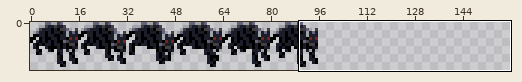
Two versions of one sprite sheet, overworld/src/assets/sprites/enemy_sprites/wolfen/wolfen_downright.png. The picture above shows the old version from afar; the outline marks the close-up.
Close-up. Before:
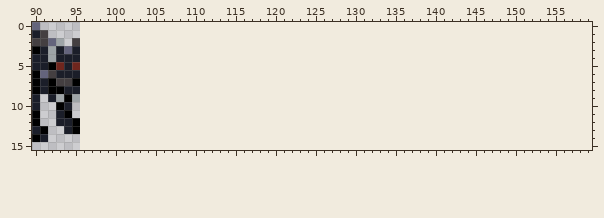
The file is 384x64 pixels, drawn in blocks of 4x4; one block is one cell here. Shown: x 90..159, y 0..15. The old version is drawn lined up with the new one, on the new canvas.
The same view after the edit:
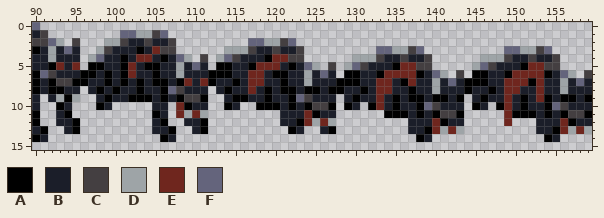
Palette (. is transparent): A #000000  B #1b1e29  C #443f41  D #9ea4a7  E #6f261e  F #64647c
From old to new:
canvas 96x16 -> 160x16
y 1: x 101..106 ...... -> FFDDCF
y 2: x 99..107 ......... -> DDCBBCBBC; x 117..122 ...... -> FFDDCF
y 3: x 98..107 .......... -> DCBBBABECC; x 114..123 .......... -> DDDCBBCBBC; x 133..138 ...... -> FFDDCF; x 149..154 ...... -> FFDDCF
y 4: x 97..109 ............. -> DFBBABEEBABFD; x 111 . -> C; x 113..123 ........... -> DFCBBBAEECC; x 130..139 .......... -> DDDCBBCBBC; x 146..155 .......... -> DDDCBBCBBC
y 5: x 97..111 ............... -> AABBAEBAABBDBFB; x 113..125 ............. -> AABBAEEEBABFD; x 127 . -> C; x 129..139 ........... -> DFCBBBAEECC; x 145..155 ........... -> DFCBBBAEECC
y 6: x 96..127 ................................ -> AABABAEBBABBDBBBAAABBEEBAABBDBFB; x 129..141 ............. -> AABBAEEEEABFD; x 143 . -> C; x 145..157 ............. -> AABBAEEEEABFD; x 159 . -> C
y 7: x 96..159 ................................................................ -> ABBABABABAABAEBEABBABEEBBABBDBBBAAABBEEBAEBBDBFBAAABBEEEAEBBDBFB
y 8: x 97..111 ............... -> BABABBABBAFCBBB; x 113..159 ............................................... -> BABBEBABAABAABAABBABEEBBABBDBBBABBABEEBBEBBDBBB
y 9: x 98..111 .............. -> BABBAAABABACCA; x 114..127 .............. -> BAABBABBAFCBBB; x 129..143 ............... -> BABBEBABAABAABA; x 145..159 ............... -> BABBEBABEABAABA
y 10: x 98..99 .. -> AB; x 105..106 .. -> BB; x 108..111 .... -> EABB; x 114..115 .. -> AB; x 118..127 .......... -> AAABABACCA; x 129..130 .. -> AB; x 132..143 ............ -> AEBABBAFCBBB; x 145..146 .. -> AB; x 148..159 ............ -> AEBABBAFCBBB
y 11: x 105..106 .. -> AB; x 108..111 .... -> EDED; x 121..127 ....... -> BBBEABB; x 134..143 .......... -> AAABABACCA; x 149..159 ........... -> EAAABABACCA
y 12: x 105..106 .. -> BA; x 109..111 ... -> BBA; x 121..127 ....... -> BBAEDED; x 137..143 ....... -> BBBEABB; x 149 . -> E; x 153..159 ....... -> BBBEABB
y 13: x 105..107 ... -> BBA; x 110..111 .. -> BA; x 122..123 .. -> AB; x 126..127 .. -> BA; x 137..143 ....... -> BBAEDED; x 153..159 ....... -> BBAEDED
y 14: x 106..107 .. -> AB; x 138..139 .. -> AB; x 154..155 .. -> AB
